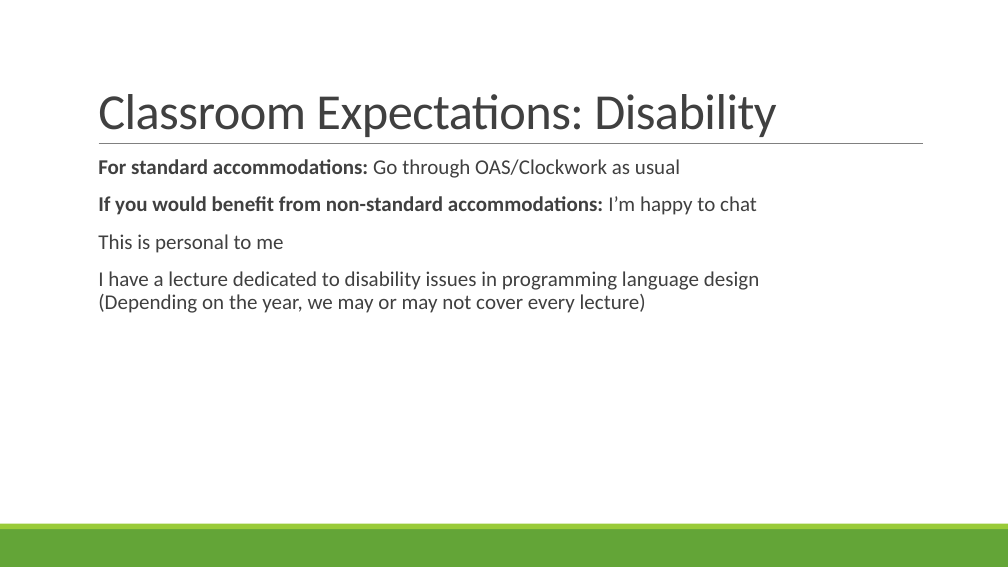
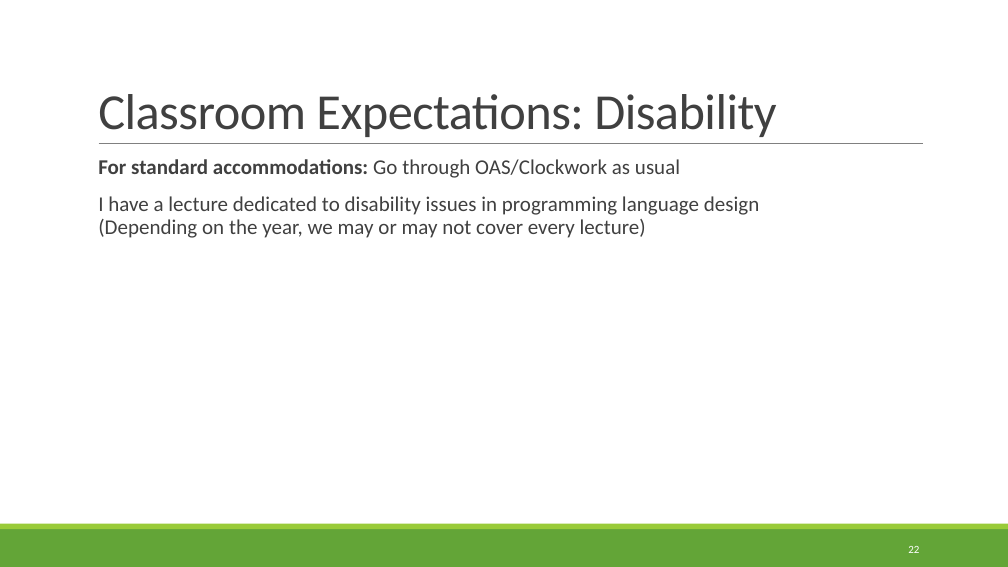
Before and after one commit to rbohrer/pl-course, a slide deck: slide 22 of LectureSlides/01Intro.pptx (slide 25 before the commit). Drawn at 1008x567 pixels with LibreOffice and Linux fonts; fonts in the diff are those of the drawing. Boxes give left, top, right and bottom in pixels: in the first picture for what was removed or moved away, otherwise in the second. Text is boxed around its words. In the diff, an @@ line names an element or a change of style, - is before the commit and + after.

```diff
--- a/LectureSlides/01Intro.pptx
+++ b/LectureSlides/01Intro.pptx
@@ text at [98,196,757,253]: paragraphs removed @@
-  If you would benefit from non-standard accommodations: I’m happy to chat
-  This is personal to me
@@ page number added at [908,546,919,553], 10.5 pt, text #FFFFFF @@
+22
```
Also in this commit, not shown: 36 other slides changed, 3 slides removed, 15 other files.
